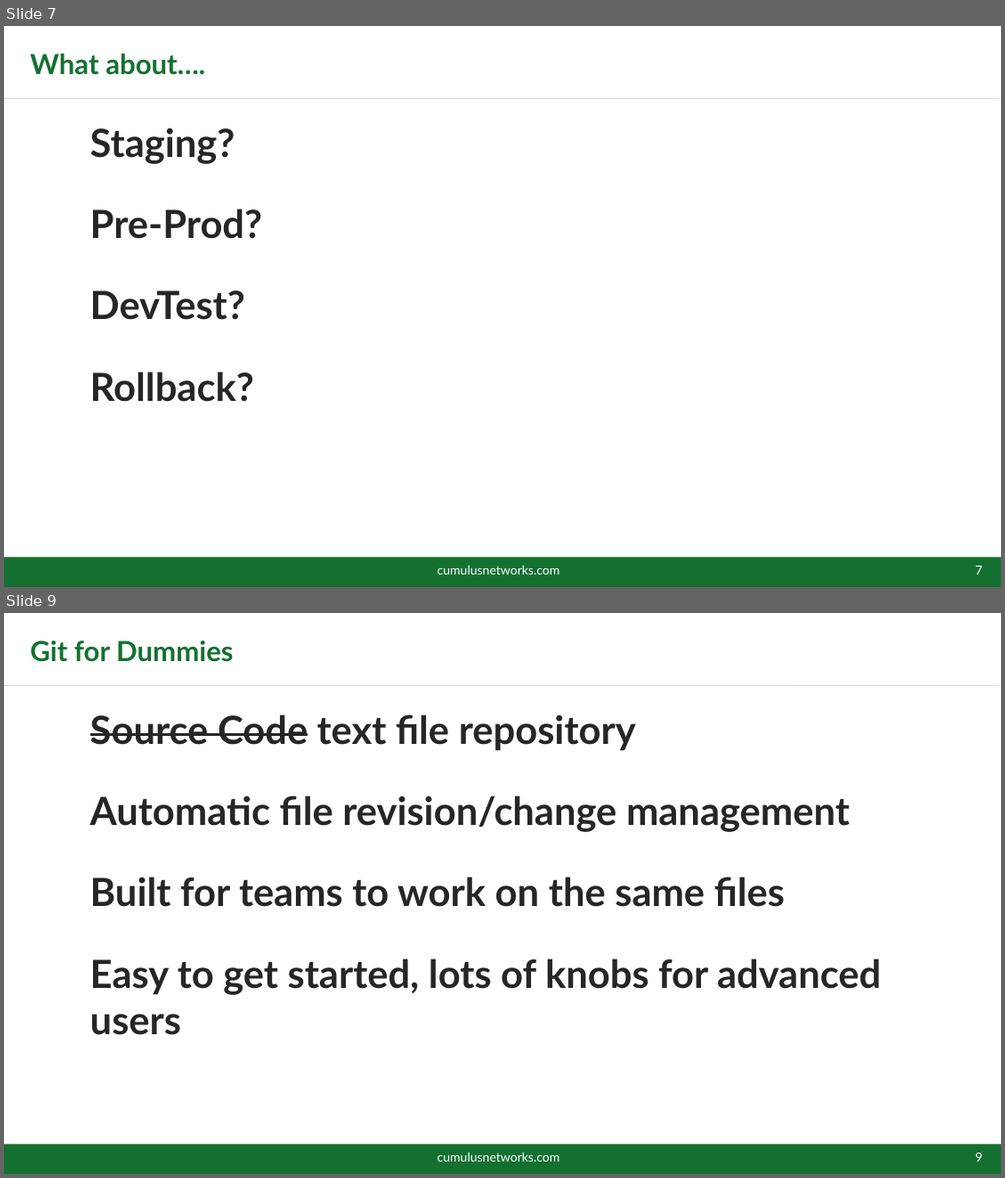
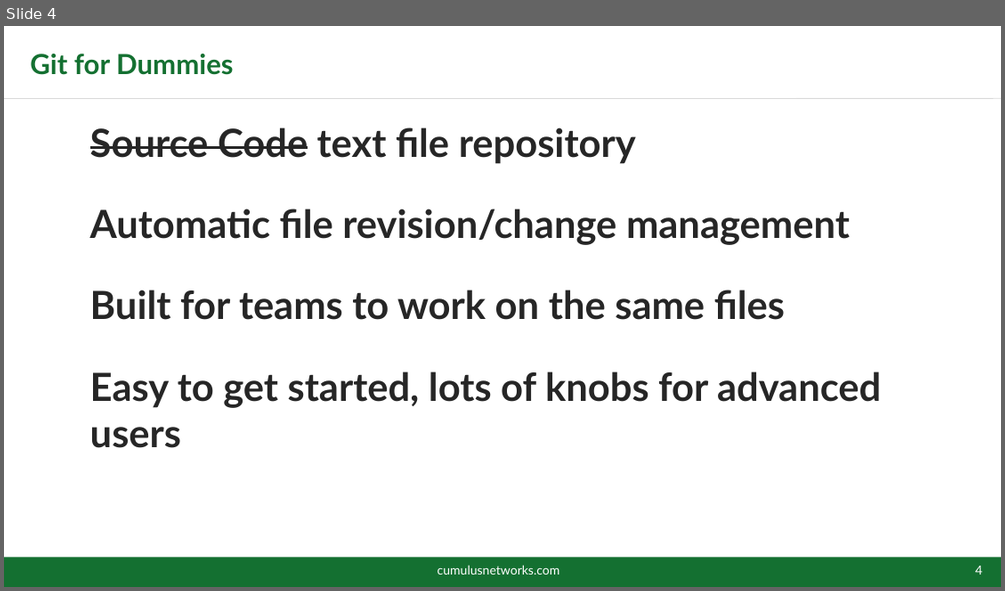
Before and after one commit to plumbis/devopsdays15, a slide deck: DevOps15.pptx. Shown one above the other, each under a label of ours: slides 7 and 9 before the commit, slide 4 after it; the slides between them are not shown. The pictures are 1005x1178 and 1005x591 pixels, drawn with LibreOffice and Linux fonts; fonts in the diff are those of the drawing; background and template pictures are left out. Boxes give left, top, right and bottom in pixels: in the first picture for what was removed or moved away, otherwise in the second. Text is boxed around its words. In the diff, an @@ line names an element or a change of style, - is before the commit and + after.

```diff
--- a/DevOps15.pptx
+++ b/DevOps15.pptx
@@ slide 7 removed at (4,26,1001,587), background #FFFFFF; not listed: 2 template elements that a slide beside it also shows @@
@@ title removed at (30,54,205,75) @@
-What about….
@@ text removed at (90,127,262,402) @@
-▪ Staging?
-▪ Pre-Prod?
-▪ DevTest?
-▪ Rollback?
@@ text removed at (437,564,560,574) @@
-cumulusnetworks.com
@@ page number removed at (975,565,982,574) @@
-7
@@ what was slide 9 is now slide 4 @@
@@ page number at (975,565,982,574): text changed @@
-9
+4
```
Also in this commit, not shown: 5 slides changed, 5 slides added, 1 other slide removed.
